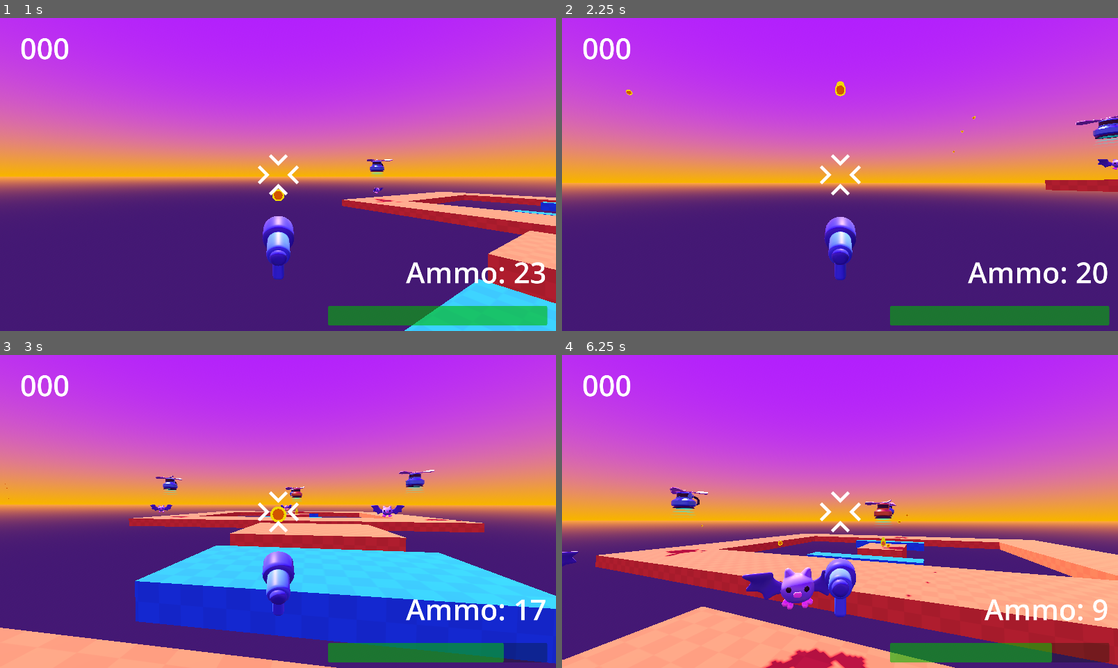
Above: before the commit, frames 1-4 (two rows, left to right).
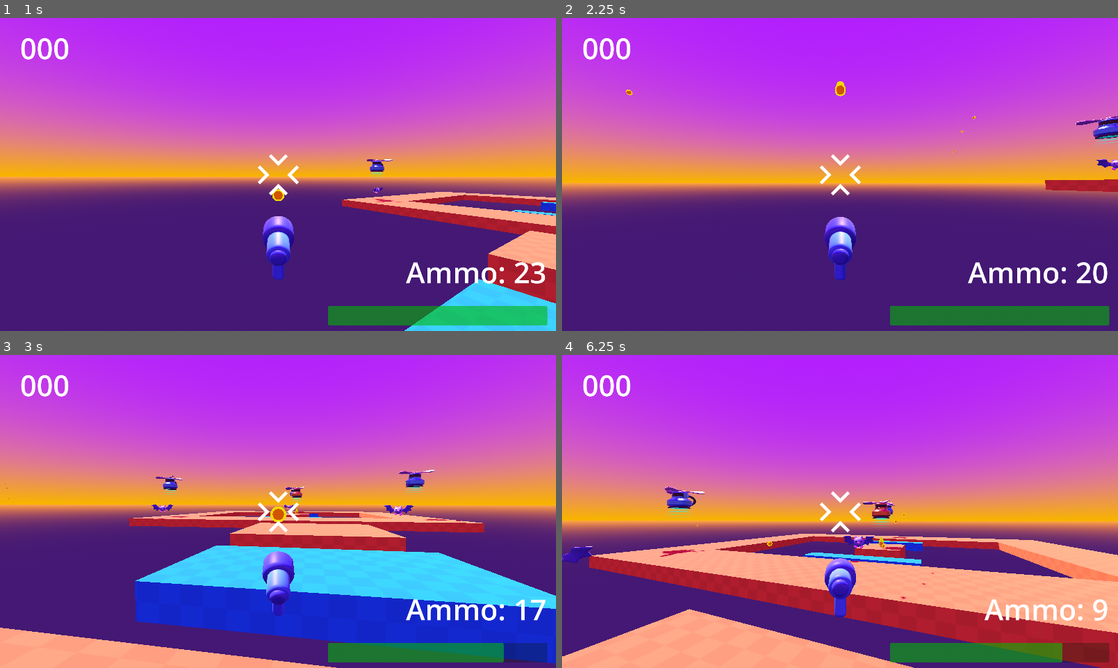
Above: after the commit, the same moments.

Repository: samir-alhindi/happyboo_3d
Game: Godot game, scene res://main_scenes/game.tscn
Same seed, same stepped clock (60 frames per second), same inputs: the game is played once before the commit and once after it.
Inputs (mouse positions are in pixels of both pictures, inside the frame that each line leads up to):
- Up to frame 1 (1 s): tap Enter (ui_accept) at 0.5, 0.77 s; move the mouse to (305, 174) at 0.52 s; press the mouse at (305, 174) at 0.53 s; hold Up (ui_up) from 0.53 s (still down)
- Up to frame 2 (2.25 s): keep holding Up (ui_up); move the mouse to (812, 174) at 1.27 s; release the mouse at (812, 174) at 1.28 s; click (812, 174) at 1.35 s; tap Enter (ui_accept) at 1.52, 2 s; move the mouse to (851, 168) at 2.02 s; press the mouse at (851, 168) at 2.03 s
- Up to frame 3 (3 s): keep holding Up (ui_up); move the mouse to (272, 517) at 2.77 s; release the mouse at (272, 517) at 2.78 s; click (272, 517) at 2.85 s
- Up to frame 4 (6.25 s): tap Enter (ui_accept) at 3.02, 3.77, 4.52, 6.02 s; move the mouse to (878, 514) at 3.52 s; press the mouse at (878, 514) at 3.53 s; move the mouse to (795, 508) at 4.27 s; release the mouse at (795, 508) at 4.28 s; click (795, 508) at 4.35 s; move the mouse to (845, 511) at 5.02 s; press the mouse at (845, 511) at 5.03 s; move the mouse to (817, 505) at 5.77 s; release Up (ui_up) at 5.78 s; release the mouse at (817, 505) at 5.78 s; hold Right (ui_right) from 5.78 s (still down); click (817, 505) at 5.85 s

Frame 1 is identical in both runs. In frame 2, less than 0.1% of the frame differs, in the area x 96-100%, y 45-49%; in frame 3, 0.2%; in frame 4, 6.5%, in the area x 0-100%, y 42-100%.

Commit message:
final build

Diff:
--- a/enemies/bat/bat.gd
+++ b/enemies/bat/bat.gd
@@ -10,8 +10,8 @@
 
 func _ready() -> void:
 	player = get_tree().get_first_node_in_group("player")
-	speed = randf_range(2.0, 6.0)
-	health = randi() % 4 + 2
+	speed = randf_range(2.0, 4.0)
+	health = randi() % 3 + 1
 
 func _physics_process(_delta: float) -> void:
 	var direction: Vector3 = global_position.direction_to(player.global_position)
Not shown, added: export_presets.cfg
